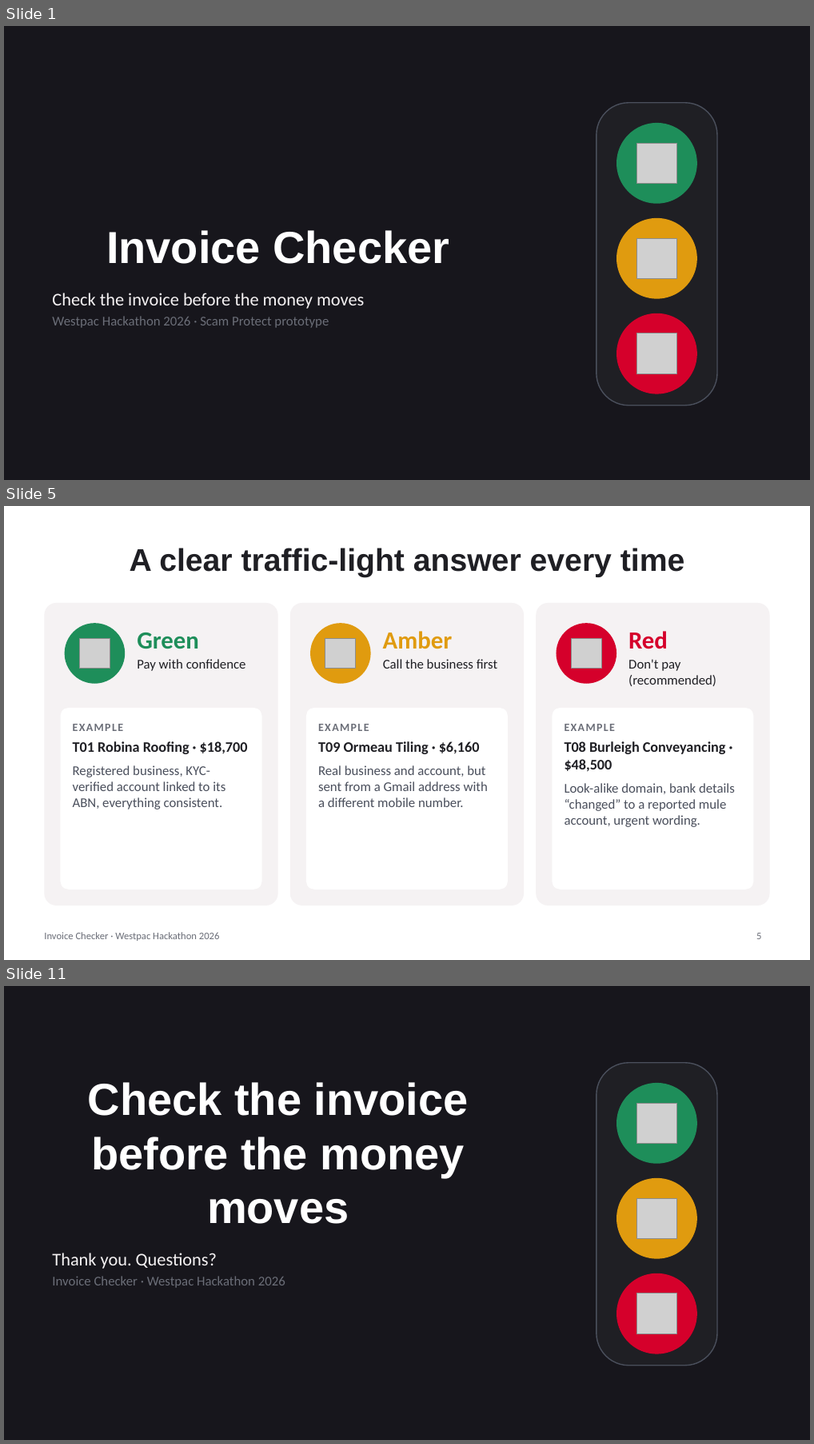
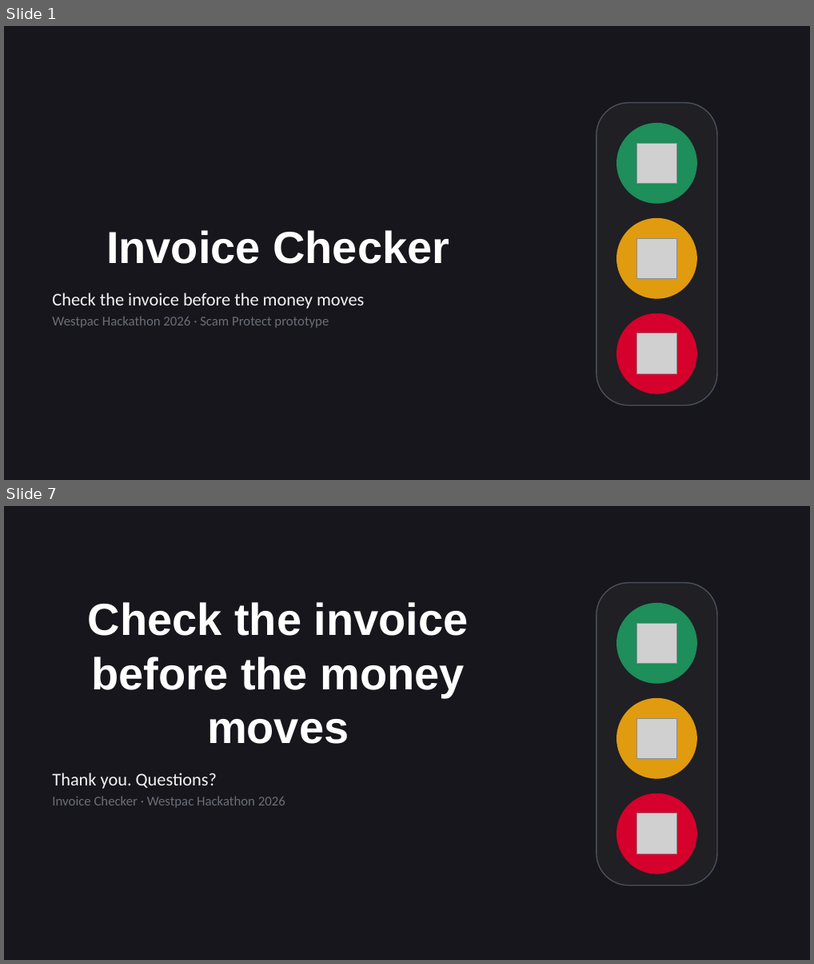
Before and after one commit to Lachlan-Barnett/Westpac-Hackathon-Invoice-Scanner-Project-2026, a slide deck: Invoice-Checker-Presentation.pptx. Shown one above the other, each under a label of ours: slides 1, 5 and 11 before the commit, slides 1 and 7 after it; the slides between them are not shown. The pictures are 814x1444 and 814x964 pixels, drawn with LibreOffice and Linux fonts; fonts in the diff are those of the drawing; grey boxes stand for pictures. Boxes give left, top, right and bottom in pixels: in the first picture for what was removed or moved away, otherwise in the second. Text is boxed around its words. In the diff, an @@ line names an element or a change of style, - is before the commit and + after.

```diff
--- a/Invoice-Checker-Presentation.pptx
+++ b/Invoice-Checker-Presentation.pptx
@@ slide 5 removed at (x1=4, y1=506, x2=810, y2=960), background #FFFFFF @@
@@ title removed at (x1=130, y1=548, x2=686, y2=577) @@
-A clear traffic-light answer every time
@@ rounded rectangle removed at (x1=44, y1=603, x2=278, y2=905) @@
@@ ellipse removed at (x1=65, y1=623, x2=125, y2=684) @@
@@ rounded rectangle removed at (x1=290, y1=603, x2=524, y2=905) @@
@@ ellipse removed at (x1=310, y1=623, x2=371, y2=684) @@
@@ rounded rectangle removed at (x1=536, y1=603, x2=770, y2=905) @@
@@ ellipse removed at (x1=556, y1=623, x2=617, y2=684) @@
@@ picture removed at (x1=80, y1=638, x2=110, y2=669) @@
@@ text removed at (x1=137, y1=632, x2=199, y2=649) @@
-Green
@@ picture removed at (x1=326, y1=638, x2=356, y2=669) @@
@@ text removed at (x1=383, y1=631, x2=453, y2=649) @@
-Amber
@@ picture removed at (x1=572, y1=638, x2=602, y2=669) @@
@@ text removed at (x1=629, y1=631, x2=668, y2=649) @@
-Red
@@ text removed at (x1=137, y1=659, x2=246, y2=671) @@
-Pay with confidence
@@ text removed at (x1=383, y1=659, x2=498, y2=668) @@
-Call the business first
@@ text removed at (x1=629, y1=659, x2=717, y2=686) @@
-Don't pay (recommended)
@@ rounded rectangle removed at (x1=61, y1=708, x2=262, y2=889) @@
@@ rounded rectangle removed at (x1=306, y1=708, x2=508, y2=889) @@
@@ rounded rectangle removed at (x1=552, y1=708, x2=754, y2=889) @@
@@ text removed at (x1=73, y1=724, x2=248, y2=809) @@
-EXAMPLE
-T01 Robina Roofing · $18,700
-Registered business, KYC-verified account linked to its ABN, everything consistent.
@@ text removed at (x1=318, y1=724, x2=488, y2=807) @@
-EXAMPLE
-T09 Ormeau Tiling · $6,160
-Real business and account, but sent from a Gmail address with a different mobile number.
@@ text removed at (x1=565, y1=724, x2=735, y2=827) @@
-EXAMPLE
-T08 Burleigh Conveyancing · $48,500
-Look-alike domain, bank details “changed” to a reported mule account, urgent wording.
@@ text removed at (x1=44, y1=932, x2=220, y2=940) @@
-Invoice Checker · Westpac Hackathon 2026
@@ page number removed at (x1=757, y1=932, x2=762, y2=939) @@
-5
@@ what was slide 11 is now slide 7 @@
```
Also in this commit, not shown: 4 slides changed, 1 slide added, 4 other slides removed.
